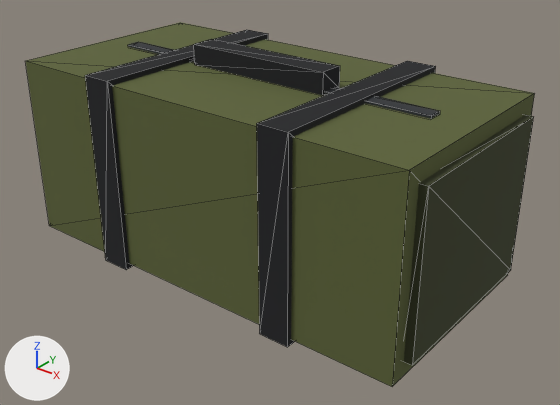
An edit to the glTF model assets/models/loot/duffel.glb, drawn before and after from the same camera.
Before and after are seen from a 50 mm lens placed at (0.881, -1.054, 0.769), pointed at (0.046, -0.009, 0.122). The axes (+X, +Y, +Z) are drawn at lower left. The lights are the same throughout. The first picture is the older version. Mesh edges are drawn as thin lines. Where no turn or scale is listed for an object, it has been applied to the vertices.

The scene before the commit, as lines of its bpy script (objects in view):
```python
me_duffel = bpy.data.meshes.new('duffel')
me_duffel.from_pydata(...)  # 56 vertices, 70 faces; spans x -0.44..0.44, y -0.22..0.22, z -0.01..0.4
# faces by material slot: [10, 20, 30, 10]
me_duffel.materials.append(mat_olive)  # picture img_loot_olive
me_duffel.materials.append(mat_olive_dark)  # picture img_loot_olive_dark
me_duffel.materials.append(mat_black)  # picture img_kit_black
me_duffel.materials.append(mat_trim_dark)  # picture img_kit_trim_dark
ob_duffel = bpy.data.objects.new('duffel', me_duffel)
ob_duffel.location = (0.0, 0.0, 0.0)
```
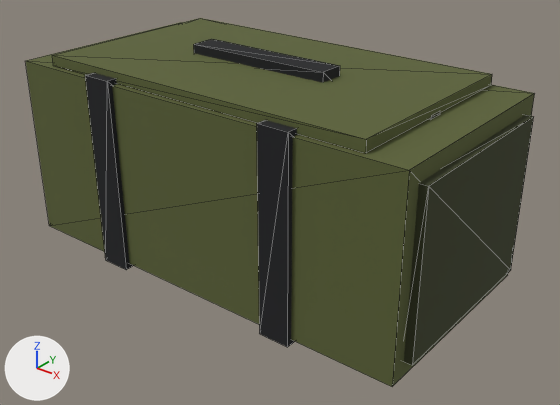
The change in detail:
Mesh me_lid is new.
It has 8 vertices, 10 faces and spans x -0.35..0.35, y 0.01..0.41, z -0.018..0.002.
It uses material mat_olive (picture img_loot_olive).
Object 'Lid' (ob_lid) is new; it shows me_lid.
Its location is (0.0, -0.21, 0.38).

Where the change shows, as pixel boxes [x1, y1, x2, y2] in the pictures (560 x 405 px):
'Lid', added (green): after [52, 18, 492, 153]
